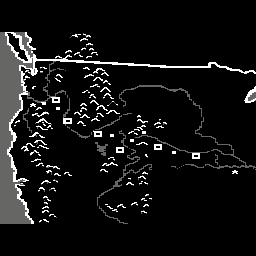
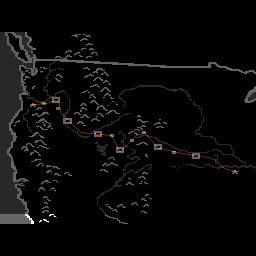
Before/after of a (256, 256) layered artwork. What changed in the layer stack:
showed "Pasted Layer #22", opacity 100% → 61% over left=0, top=32, right=256, bottom=214
